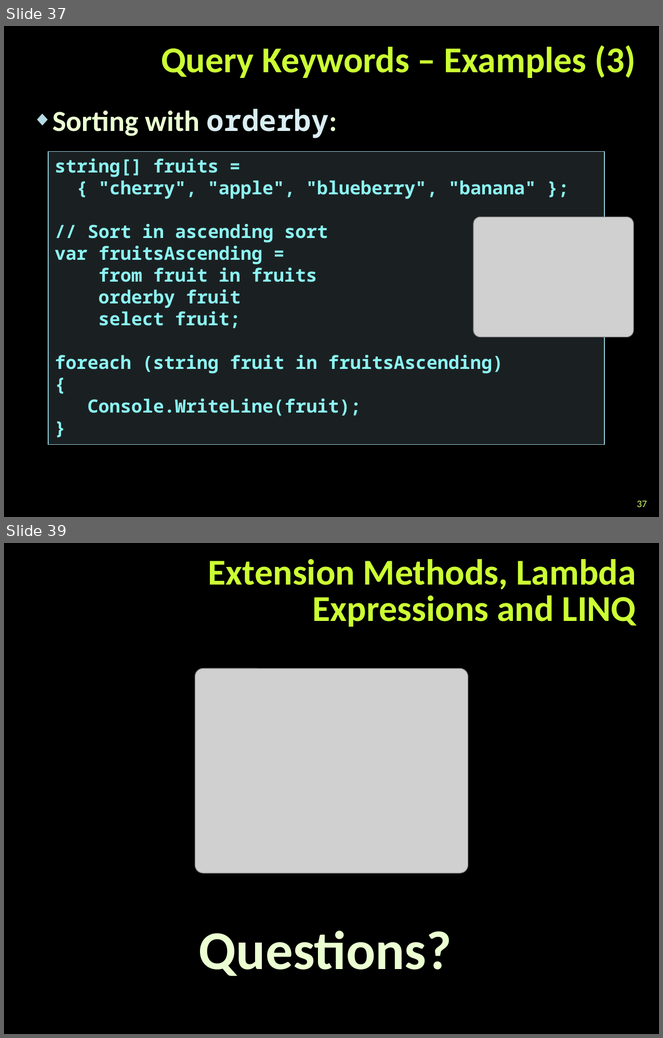
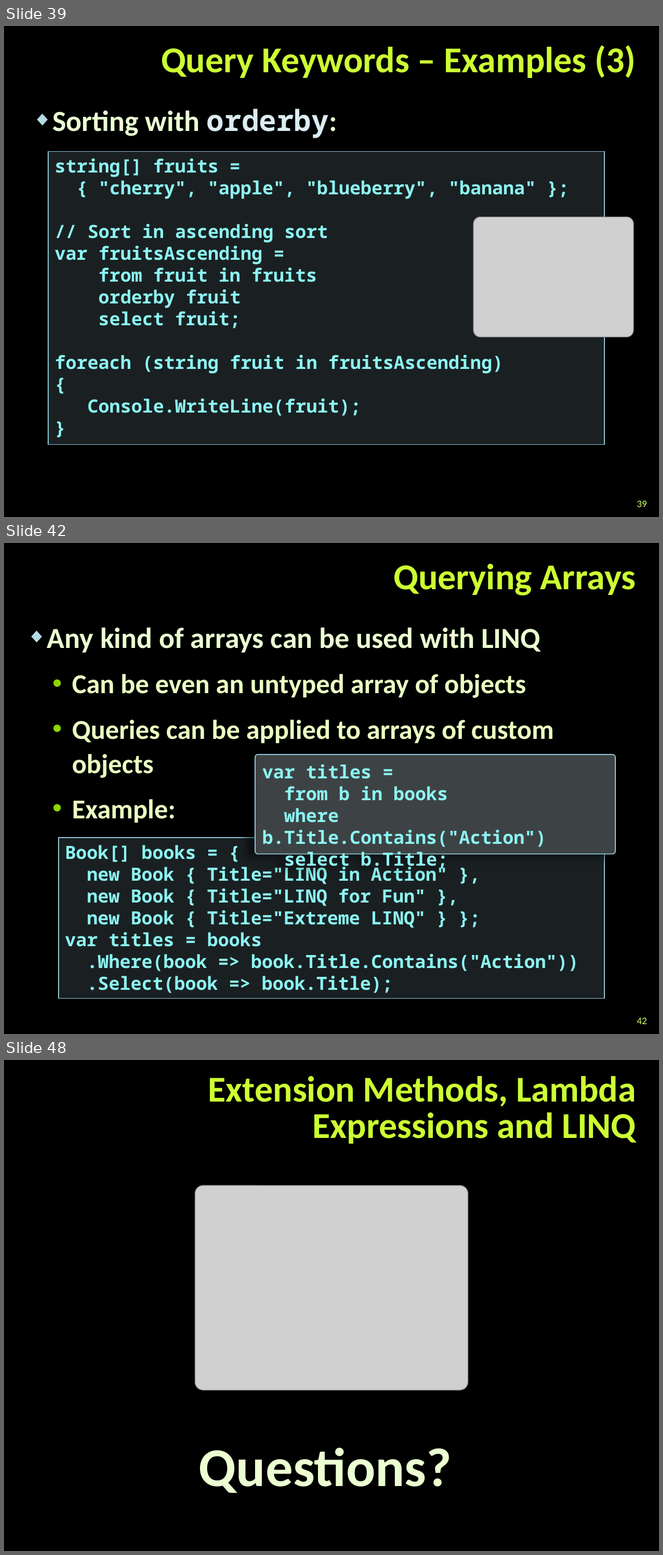
Before and after one commit to NikolayGenov/TelerikAcademy, a slide deck: OOP/Lectures/Extension-Methods-Delegates-Lambda-LINQ.pptx. Shown one above the other, each under a label of ours: slides 37 and 39 before the commit, slides 39, 42 and 48 after it; the slides between them are not shown. The pictures are 663x1038 and 663x1555 pixels, drawn with LibreOffice and Linux fonts; fonts in the diff are those of the drawing; grey boxes stand for pictures; background and template pictures are left out. Boxes give left, top, right and bottom in pixels: in the first picture for what was removed or moved away, otherwise in the second. Text is boxed around its words. In the diff, an @@ line names an element or a change of style, - is before the commit and + after.

```diff
--- a/OOP/Lectures/Extension-Methods-Delegates-Lambda-LINQ.pptx
+++ b/OOP/Lectures/Extension-Methods-Delegates-Lambda-LINQ.pptx
@@ slide 42 added at (4, 543, 659, 1034), background picture (left out) @@
@@ title added at (393, 564, 636, 596), 40 pt, text #CCFF33, bold @@
+Querying Arrays
@@ text added at (47, 627, 554, 823), 30 pt, text #EBFFC2, bold @@
+◆ Any kind of arrays can be used with LINQ
+  • Can be even an untyped array of objects
+  • Queries can be applied to arrays of custom objects
+  • Example:
@@ rounded rectangle added at (255, 755, 616, 854), fill #3D4344, outline #90CAD7 1 pt, 20 pt, text #8CF4F2, bold @@
+var titles =
+from b in books
+where b.Title.Contains("Action")
+select b.Title;
@@ rectangle added at (59, 838, 604, 999), fill #B5DBE5 at 15% opacity, outline #90CAD7 1 pt, 20 pt, text #8CF4F2, bold @@
+Book[] books = {
+new Book { Title="LINQ in Action" },
+new Book { Title="LINQ for Fun" },
+new Book { Title="Extreme LINQ" } };
+var titles = books
+.Where(book => book.Title.Contains("Action"))
+.Select(book => book.Title);
@@ page number added at (637, 1018, 647, 1025), 11 pt, text #CCFF66 @@
+42
@@ what was slide 37 is now slide 39 @@
@@ page number at (637, 501, 647, 508): text changed @@
-37
+39
@@ what was slide 39 is now slide 48 @@
```
Also in this commit, not shown: 2 slides changed, 9 other slides added, 11 other files.
